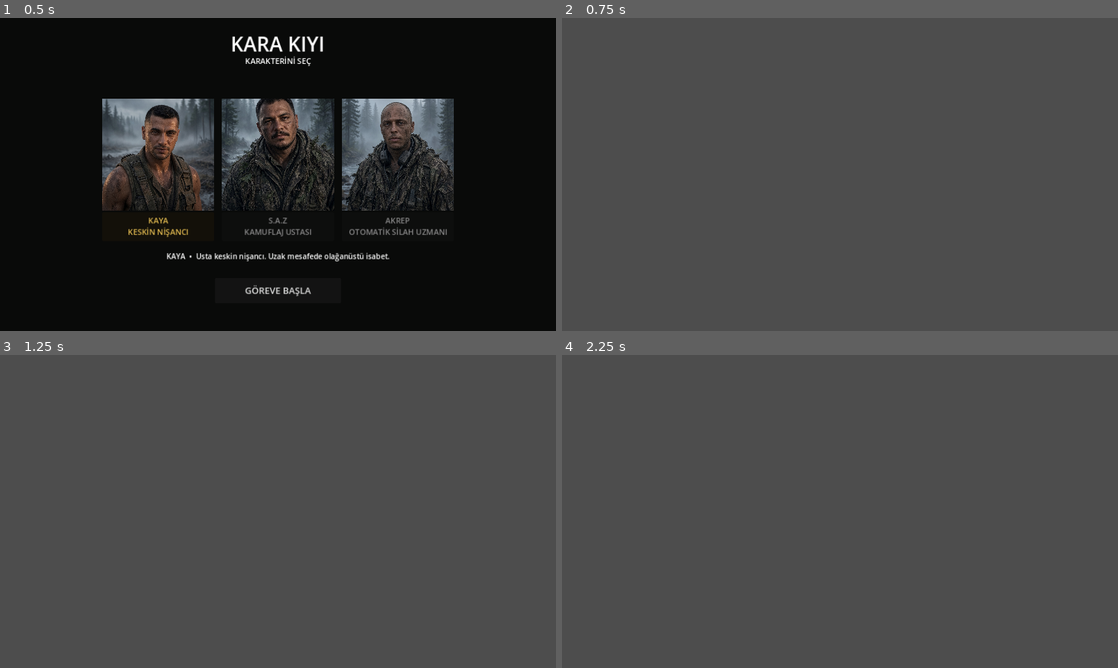
Above: before the commit, frames 1-4 (two rows, left to right).
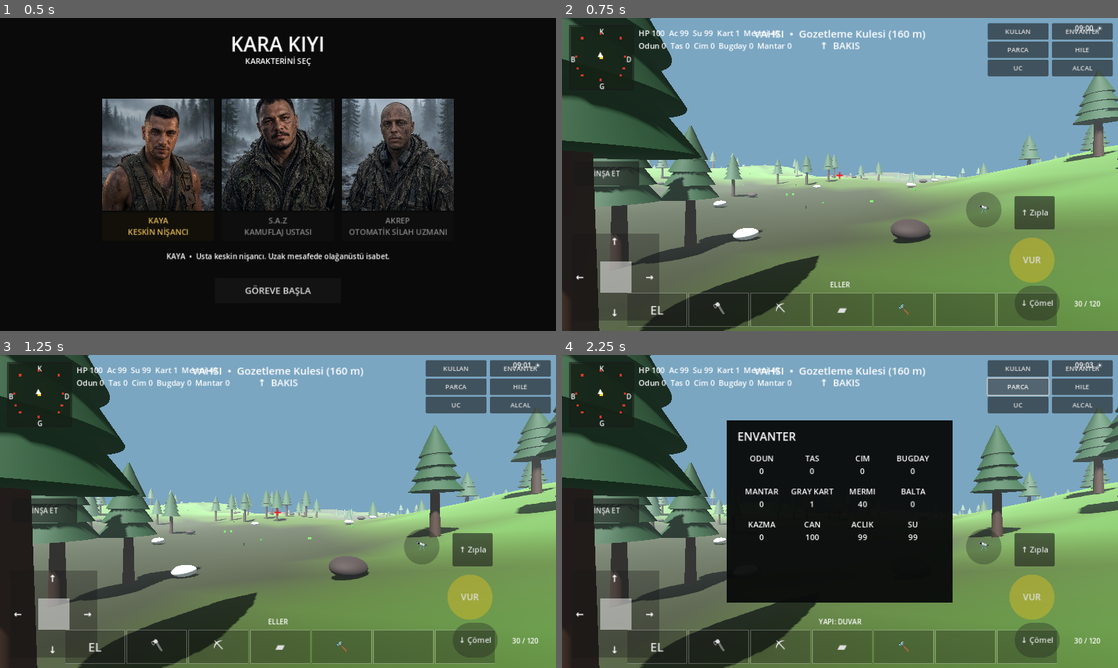
Above: after the commit, the same moments.

Repository: cantrsx-blip/GrayCardWars
Game: Godot game, scene res://scenes/Intro.tscn
Two runs of this game, one before a commit and one after it. Both use one fixed random seed, a clock stepped at 60 frames per second and the inputs below.
Inputs (mouse positions are in pixels of both pictures, inside the frame that each line leads up to):
- Up to frame 1 (0.5 s): no input
- Up to frame 2 (0.75 s): click "GÖREVE BAŞLA" at 0.5 s
- Up to frame 3 (1.25 s): no input
- Up to frame 4 (2.25 s): click (1084, 367) at 1.25 s, where only the run after the commit has a clickable "ENVANTER"; click (1017, 386) at 2 s, where only the run after the commit has a clickable "PARCA"

Frame 1 is identical in both runs. In frame 2, 91% of the frame differs, in the area x 0-100%, y 0-100%; in frame 3, 90%; in frame 4, 91%.
Error before the commit: Parse Error: Identifier "bosses" not declared in the current scope. (res://scripts/main.gd:879)

Commit message:
Fix stale bosses identifier in map UI

Diff:
--- a/scripts/main.gd
+++ b/scripts/main.gd
@@ -876,7 +876,7 @@
 	map_panel=Control.new(); map_panel.set_anchors_and_offsets_preset(Control.PRESET_FULL_RECT)
 	var bg=ColorRect.new(); bg.set_anchors_and_offsets_preset(Control.PRESET_FULL_RECT); bg.color=Color(.055,.07,.055,.985); bg.mouse_filter=Control.MOUSE_FILTER_STOP; bg.gui_input.connect(_map_input); map_panel.add_child(bg)
 	var title=Label.new(); title.text="KARA KIYI  •  HEDEF NOKTASINI SEÇ"; title.set_anchors_preset(Control.PRESET_TOP_WIDE); title.position=Vector2(0,18); title.horizontal_alignment=HORIZONTAL_ALIGNMENT_CENTER; title.add_theme_font_size_override("font_size",26); map_panel.add_child(title)
-	for bdata in bosses:
+	for bdata in pois:
 		var l=Label.new(); l.text="• "+bdata.name
 		l.position=Vector2(70+(bdata.pos.x+MAP_HALF)/(MAP_HALF*2.0)*1140.0,65+(bdata.pos.z+MAP_HALF)/(MAP_HALF*2.0)*570.0); l.add_theme_font_size_override("font_size",15); map_panel.add_child(l)
 	map_dot=Label.new(); map_dot.text="▲ SEN"; map_dot.add_theme_font_size_override("font_size",18); map_panel.add_child(map_dot)
